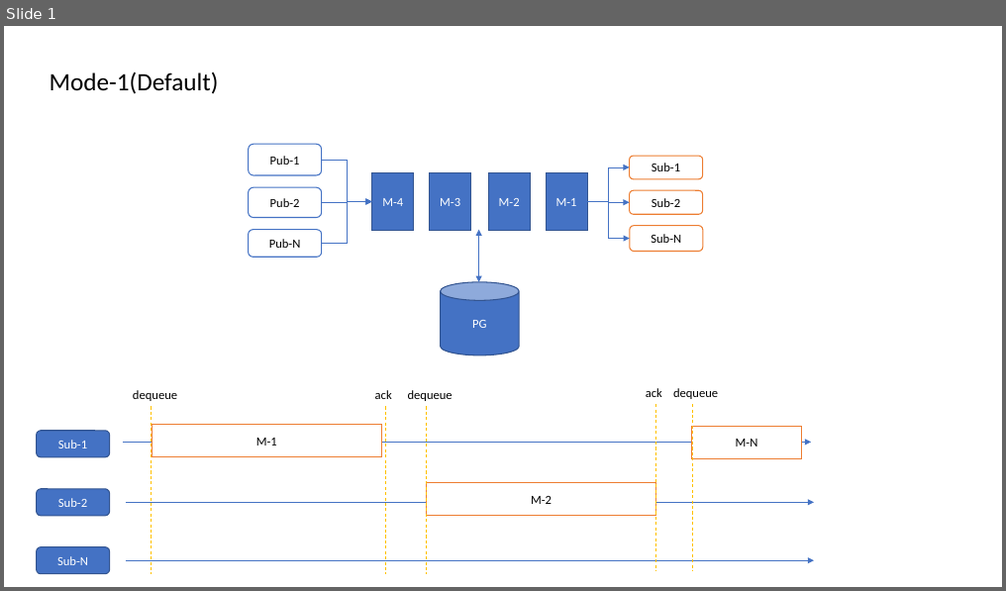
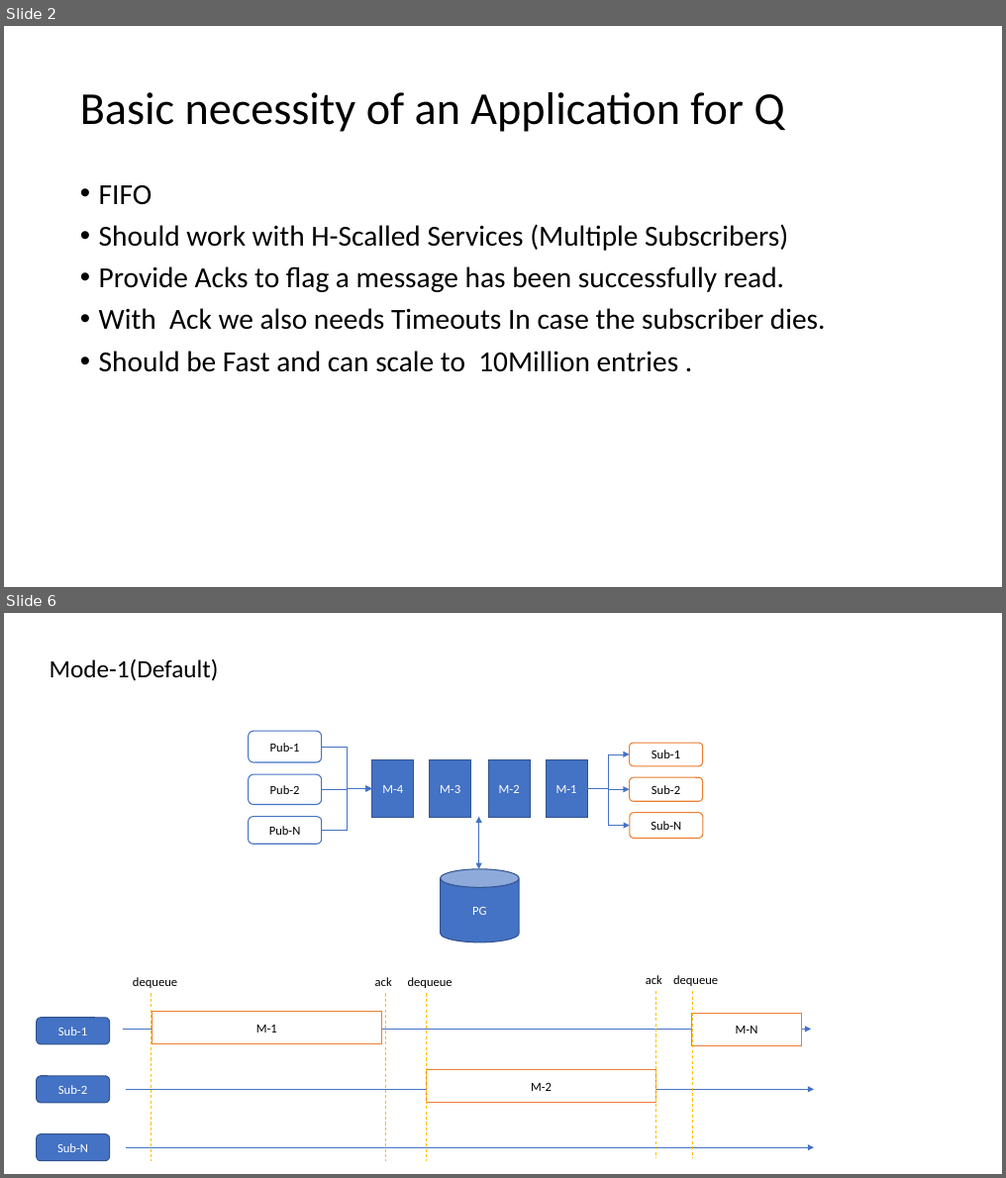
Before and after one commit to LRagji/pg-queue, a slide deck: docs/Modes.pptx. Shown one above the other, each under a label of ours: slide 1 before the commit, slides 2 and 6 after it; the slides between them are not shown. The pictures are 1006x591 and 1006x1178 pixels, drawn with LibreOffice and Linux fonts; fonts in the diff are those of the drawing. Boxes give left, top, right and bottom in pixels: in the first picture for what was removed or moved away, otherwise in the second. Text is boxed around its words. In the diff, an @@ line names an element or a change of style, - is before the commit and + after.

```diff
--- a/docs/Modes.pptx
+++ b/docs/Modes.pptx
@@ slide 2 added at [4, 26, 1002, 587], background #FFFFFF @@
@@ title added at [80, 92, 785, 132], 44 pt, text #000000 @@
+Basic necessity of an Application for Q
@@ text added at [99, 185, 826, 372], 28 pt, text #000000 @@
+• FIFO
+• Should work with H-Scalled Services (Multiple Subscribers)
+• Provide Acks to flag a message has been successfully read.
+• With Ack we also needs Timeouts In case the subscriber dies.
+• Should be Fast and can scale to 10Million entries .
@@ what was slide 1 is now slide 6 @@
```
Also in this commit, not shown: 4 other slides added, 4 other files.
